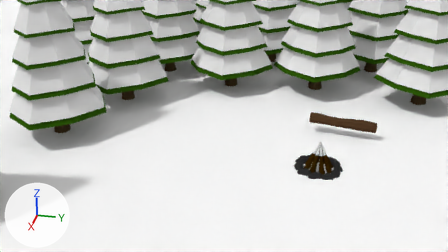
The Blender file 03-Scenes/JB-scene2.blend: old version first, new version second.
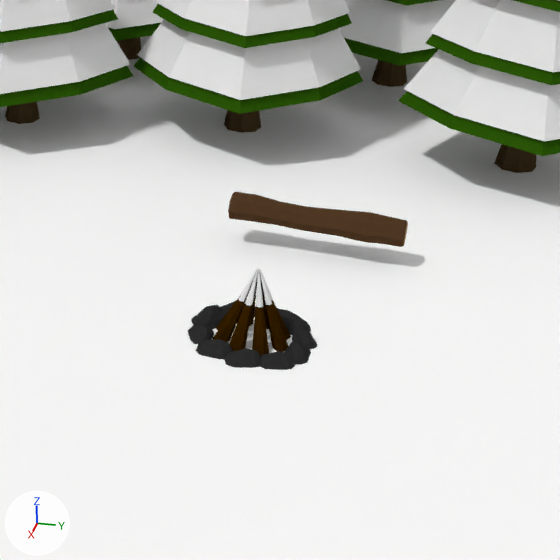
Each version is shown from the file's camera 'Camera', then close up on the part from 50% to 97% of the width and 16% to 100% of the height. Every picture has the same lights, and +X, +Y and +Z are marked at lower left.

The older version as bpy lines, for what is in view:
```python
ob_baumstamm = bpy.data.objects.new('Baumstamm', None)
ob_baumstamm.location = (1.284, 1.802, 0.579)
ob_baumstamm.rotation_euler = (0.0, 0.0, -1.737)  # degrees (0, 0, -100)
ob_baumstamm.scale = (0.124, 0.124, 0.124)
ob_baumstamm.show_instancer_for_render = False
ob_baumstamm.instance_type = 'COLLECTION'
ob_baumstamm.instance_collection = col_baumstamm
ob_lagerfeuer_001 = bpy.data.objects.new('Lagerfeuer.001', None)
ob_lagerfeuer_001.location = (1.656, 1.697, 0.376)
ob_lagerfeuer_001.scale = (0.133, 0.133, 0.133)
ob_lagerfeuer_001.show_instancer_for_render = False
ob_lagerfeuer_001.instance_type = 'COLLECTION'
ob_lagerfeuer_001.instance_collection = col_lagerfeuer_001
ob_tanne_schnee_004 = bpy.data.objects.new('Tanne_schnee.004', None)
ob_tanne_schnee_004.parent = ob_tanne_schnee
ob_tanne_schnee_004.matrix_parent_inverse = Matrix(((5.901, 0.0, 0.0, 0.262), (0.0, 5.901, 0.0, -14.42), (0.0, 0.0, 5.901, -4.894), (0.0, 0.0, 0.0, 1.0)))
ob_tanne_schnee_004.location = (0.67, 1.058, 0.829)
ob_tanne_schnee_004.scale = (0.169, 0.169, 0.169)
ob_tanne_schnee_004.show_instancer_for_render = False
ob_tanne_schnee_004.instance_type = 'COLLECTION'
ob_tanne_schnee_004.instance_collection = col_tanne_schnee
# also in view: 'Tanne_schnee.002' at (0.19, 1.98, 1.01); 'Winterinsel' at (-0.08, -0.1, 0.03); 'Tanne_schnee.010' at (0.13, 1.25, 1.01); 'Tanne_schnee.001' at (0.72, 2.24, 1.01); 'Tanne_schnee.003' at (0.6, 1.61, 1.01)
```
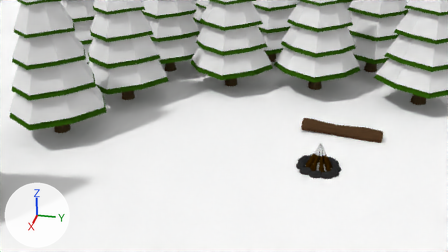
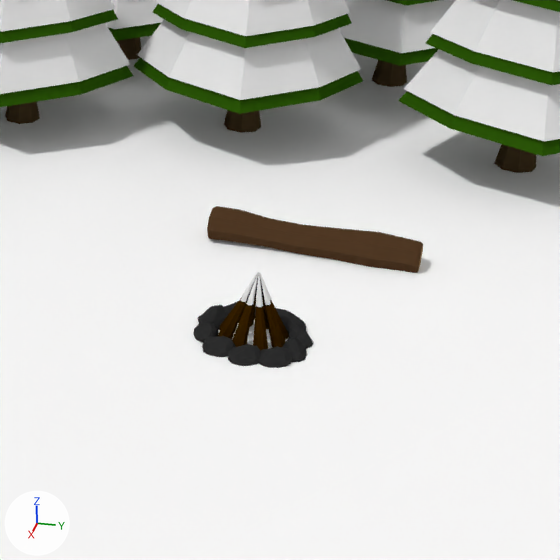
Pixel boxes [x1, y1, x2, y2] of what changed, in the close-ups (560 x 560 px):
'Baumstamm', moved, rescaled (20% wider, 21% taller): before [228, 192, 408, 247]; after [207, 206, 423, 273]
'Lagerfeuer.001', moved, rescaled (6% narrower): before [188, 269, 317, 370]; after [193, 272, 314, 368]

What the commit changed:
Object 'Lagerfeuer.001' (ob_lagerfeuer_001) moves from (1.656, 1.697, 0.376) to (1.656, 1.697, 0.396).
Object 'Lagerfeuer.001' (ob_lagerfeuer_001) is rescaled from (0.133, 0.133, 0.133) to (0.12, 0.12, 0.12).
Object 'Baumstamm' (ob_baumstamm) moves from (1.284, 1.802, 0.579) to (1.284, 1.802, 0.533).
Object 'Baumstamm' (ob_baumstamm) is rescaled from (0.124, 0.124, 0.124) to (0.15, 0.15, 0.15).
